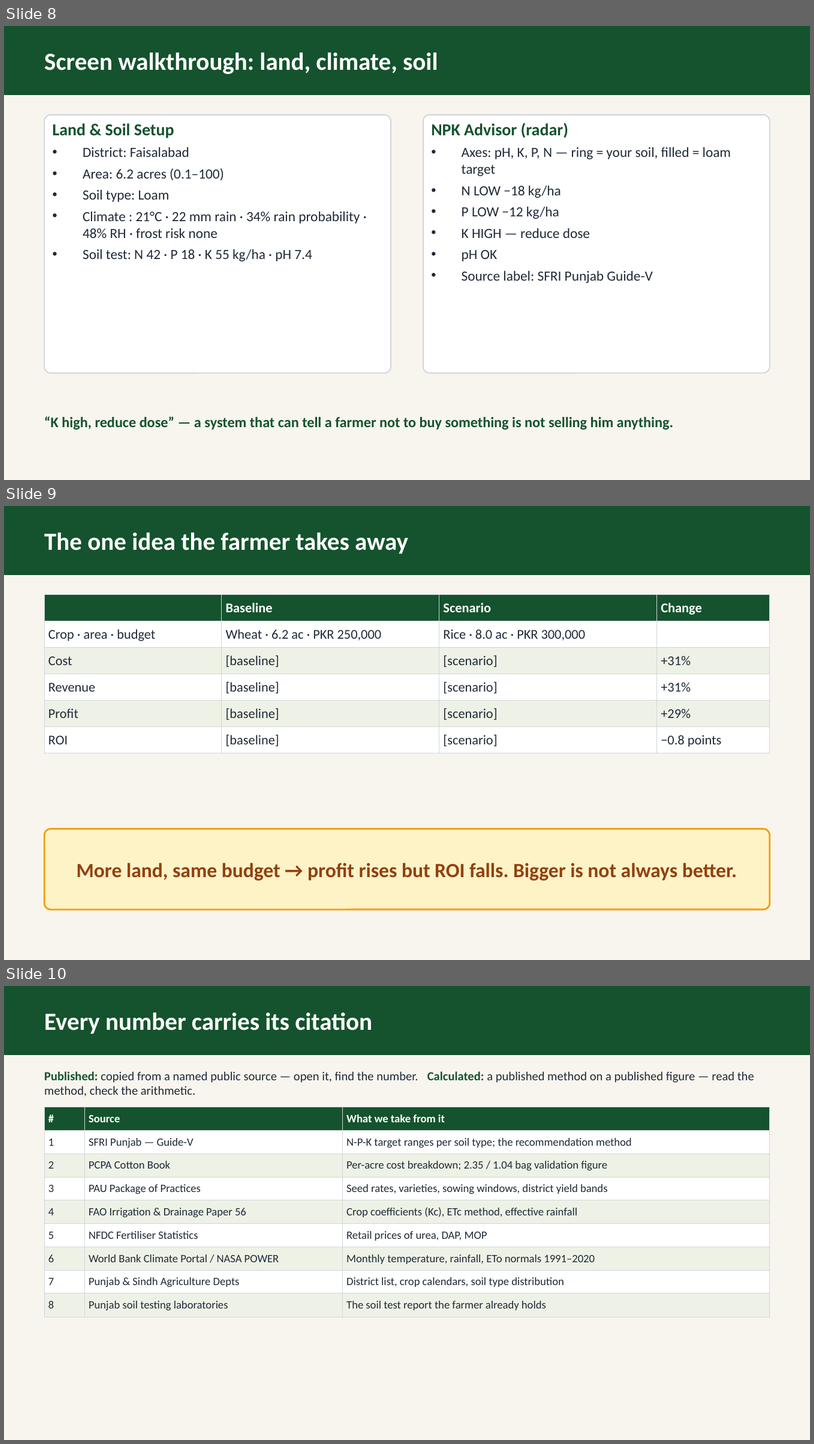
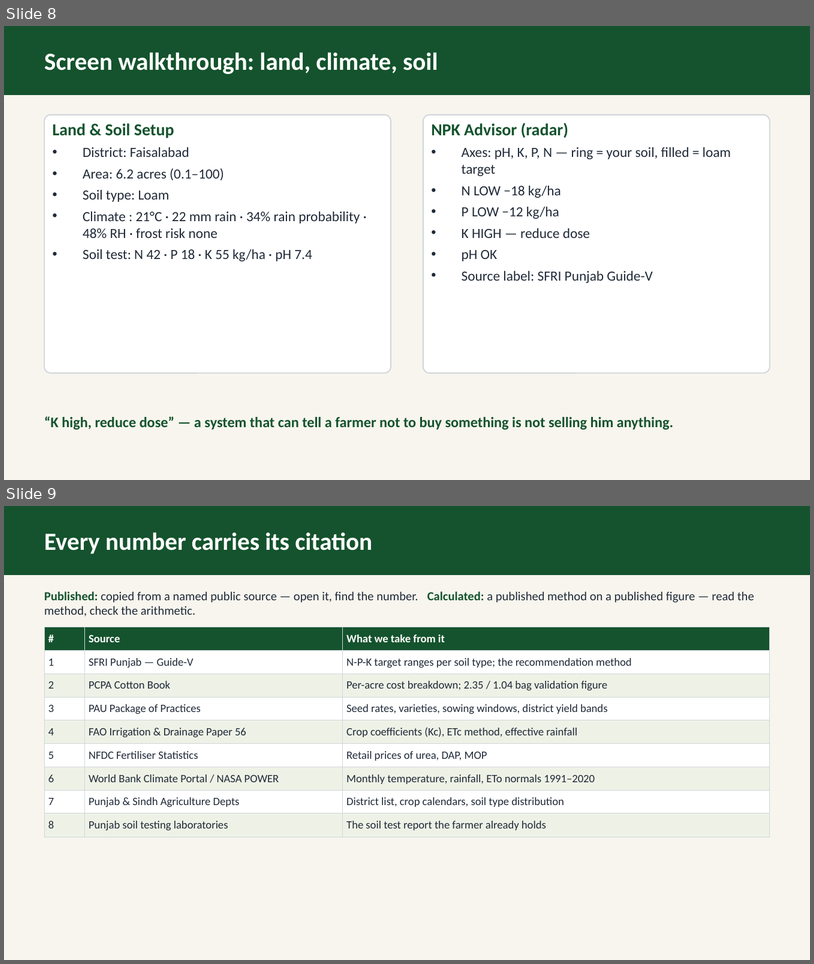
Before and after one commit to abdullahmunir139/my-fyp, a slide deck: deliverables/proposal/ppt/group_2_AgriPulse_Soil-Test_Driven_Farm_Planner.odp. Shown one above the other, each under a label of ours: slides 8, 9 and 10 before the commit, slides 8 and 9 after it. The pictures are 814x1444 and 814x964 pixels, drawn with LibreOffice and Linux fonts; fonts in the diff are those of the drawing. Boxes give left, top, right and bottom in pixels: in the first picture for what was removed or moved away, otherwise in the second. Text is boxed around its words. In the diff, an @@ line names an element or a change of style, - is before the commit and + after.

```diff
--- a/deliverables/proposal/ppt/group_2_AgriPulse_Soil-Test_Driven_Farm_Planner.odp
+++ b/deliverables/proposal/ppt/group_2_AgriPulse_Soil-Test_Driven_Farm_Planner.odp
@@ slide 9 removed at (4,506,810,960), background #F7F5EE @@
@@ rectangle removed at (4,506,810,574) @@
@@ text removed at (44,532,408,554) @@
-The one idea the farmer takes away
@@ table removed at (44,595,770,753), 6 rows, 4 columns @@
- | Baseline | Scenario | Change
-Crop · area · budget | Wheat · 6.2 ac · PKR 250,000 | Rice · 8.0 ac · PKR 300,000 | 
-Cost | [baseline] | [scenario] | +31%
-Revenue | [baseline] | [scenario] | +31%
-Profit | [baseline] | [scenario] | +29%
-ROI | [baseline] | [scenario] | −0.8 points
@@ rounded rectangle removed at (44,829,770,909) @@
@@ text removed at (77,862,737,880) @@
-More land, same budget → profit rises but ROI falls. Bigger is not always better.
@@ what was slide 10 is now slide 9 @@
```
Also in this commit, not shown: 1 slide changed, 2 other files.
